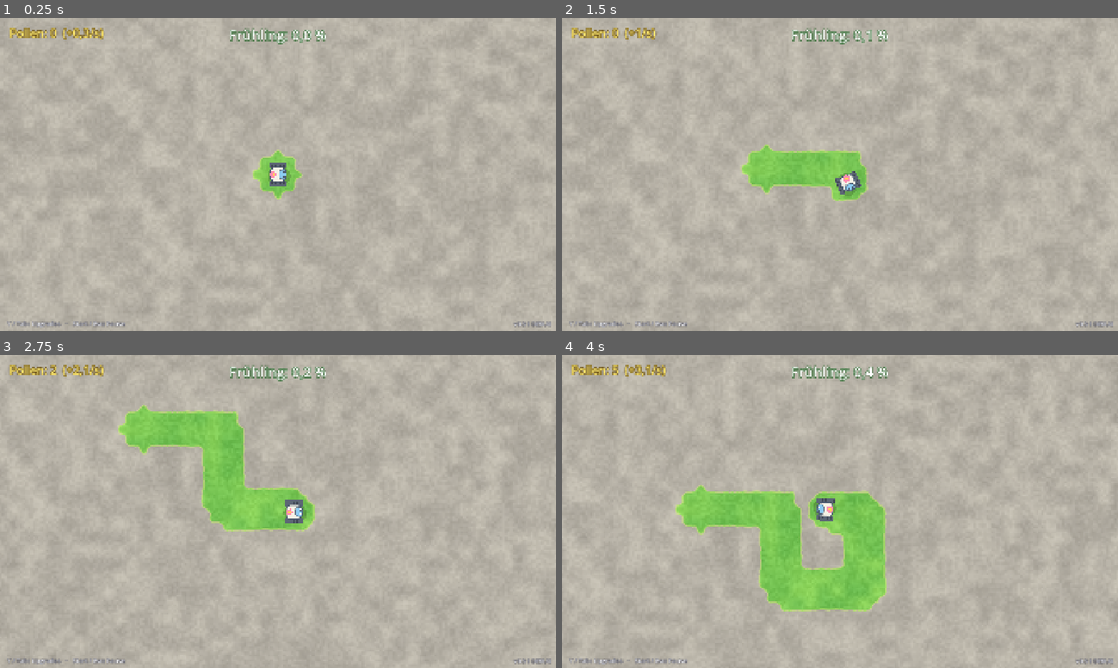
Above: before the commit, frames 1-4 (two rows, left to right).
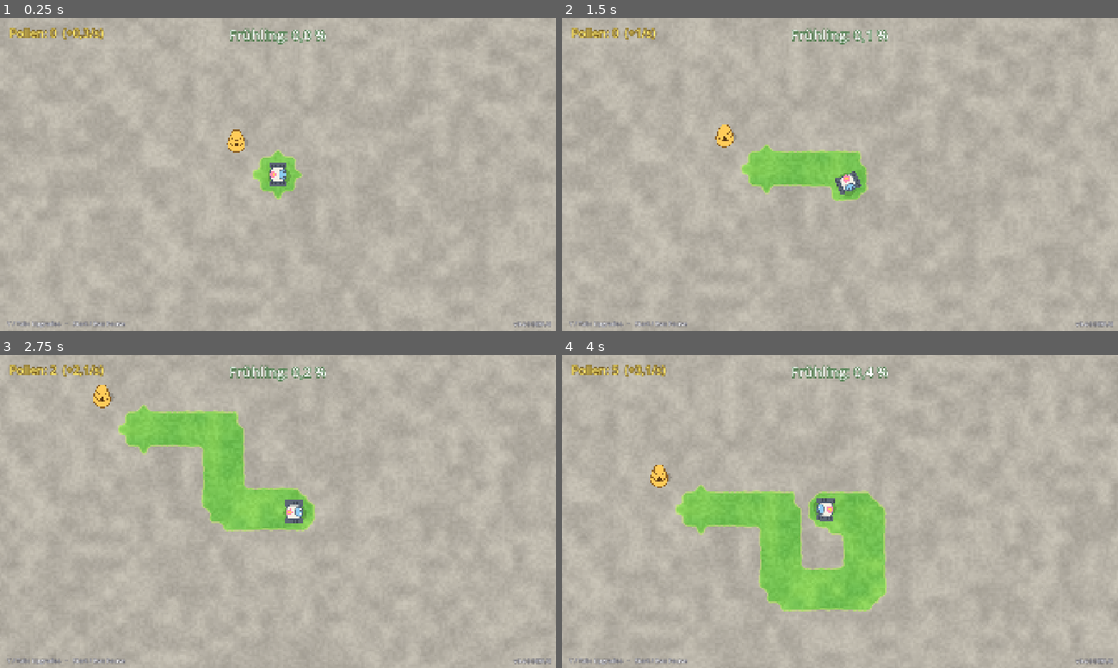
Above: after the commit, the same moments.

Repository: Dean86nz/SpringBot
Game: Godot game, scene res://src/world/main.tscn
Two runs of this game, one before a commit and one after it. Both use one fixed random seed, a clock stepped at 60 frames per second and the inputs below.
Inputs (mouse positions are in pixels of both pictures, inside the frame that each line leads up to):
- Up to frame 1 (0.25 s): no input
- Up to frame 2 (1.5 s): tap Enter (ui_accept) at 0.5, 0.77, 1.07 s; move the mouse to (962, 158) at 0.52 s; hold D (move_right) 0.53-1.28 s; click (962, 158) at 0.67 s; move the mouse to (728, 190) at 1.27 s; hold S (move_down) from 1.28 s (still down)
- Up to frame 3 (2.75 s): tap Enter (ui_accept) at 1.52, 1.82 s; move the mouse to (333, 442) at 2.02 s; release S (move_down) at 2.03 s; hold D (move_right) from 2.03 s (still down)
- Up to frame 4 (4 s): move the mouse to (812, 574) at 2.77 s; release D (move_right) at 2.78 s; hold W (move_up) 2.78-3.53 s; click (812, 574) at 2.92 s; tap Enter (ui_accept) at 3.02, 3.32, 3.77 s; move the mouse to (1006, 558) at 3.52 s; hold A (move_left) from 3.53 s (still down)

The runs differ from the first frame. In frame 1, 0.2% of the frame differs, in the area x 40-95%, y 35-99%; in frame 2, 0.2%; in frame 3, 0.2%, in the area x 16-96%, y 9-99%; in frame 4, 0.2%.

Commit message:
Meilenstein 4: Bienen, Version 0.4.0
Bienenstock, Bienen fliegen zu grauen Stellen, schweben und hinterlassen
runde grüne Flecken; ohne graue Stelle in der Nähe fliegen sie Randzellen
an. Upgrades Bienenvolk und Flügelschlag, kompakteres Upgrade-Menü,
Tests für die Bienen-Logik.

Co-Authored-By: Claude Opus 5.5 <noreply@anthropic.com>

Diff:
--- a/data/balance.json
+++ b/data/balance.json
@@ -10,6 +10,15 @@
 		"green_radius_cells": 3.0,
 		"start_cell": [160, 120]
 	},
+	"bees": {
+		"hive_cell": [154, 115],
+		"speed_px": 260.0,
+		"bloom_radius_cells": 2.3,
+		"hover_sec": 2.0,
+		"hop_min_cells": 6,
+		"hop_max_cells": 18,
+		"target_tries": 8
+	},
 	"camera": {
 		"zoom": 1.0,
 		"smoothing": 6.0
--- a/data/upgrades.json
+++ b/data/upgrades.json
@@ -43,6 +43,26 @@
 			"max_level": 8,
 			"per_level": 1,
 			"base": 1
+		},
+		{
+			"id": "bees",
+			"group": "Bienen",
+			"name": "Bienenvolk",
+			"unit": "Bienen",
+			"base_cost": 120,
+			"cost_growth": 1.8,
+			"max_level": 10,
+			"per_level": 1
+		},
+		{
+			"id": "bee_speed",
+			"group": "Bienen",
+			"name": "Flügelschlag",
+			"unit": "% Flugtempo",
+			"base_cost": 200,
+			"cost_growth": 1.7,
+			"max_level": 8,
+			"per_level": 15
 		}
 	]
 }
--- a/project.godot
+++ b/project.godot
@@ -11,7 +11,7 @@
 [application]
 
 config/name="Frühlings-Roboter"
-config/version="0.3.1"
+config/version="0.4.0"
 run/main_scene="res://src/world/main.tscn"
 run/flush_stdout_on_print=true
 config/features=PackedStringArray("4.7", "Mobile")
--- /dev/null
+++ b/src/sim/bee_swarm.gd
@@ -0,0 +1,87 @@
+class_name BeeSwarm
+extends RefCounted
+## Bienen als Helfer: Jede Biene fliegt zu einer grauen Stelle in der Nähe, schwebt dort kurz
+## und begrünt beim Abflug einen kleinen Kreis. Findet sie in der Nähe nichts Graues, nimmt sie
+## eine zufällige Grenzzelle der ganzen Karte (so schließen Bienen am Ende die letzten Lücken).
+## Ist alles grün, kreisen sie um den Stock. Reine Logik, Positionen in Weltpixeln.
+
+class Bee:
+	var pos := Vector2.ZERO
+	var target := Vector2.ZERO
+	var hover := 0.0      # Restzeit über der Blüte; > 0 = schwebt
+	var flying := false
+
+
+var bees: Array[Bee] = []
+var hive := Vector2.ZERO
+var cell_px := 24.0
+var speed_px := 260.0
+var bloom_radius := 2.3   # Zellen
+var hover_sec := 2.0
+var hop_min := 6.0        # Zellen
+var hop_max := 18.0
+var tries := 8
+
+
+func configure(cfg: Dictionary, p_hive: Vector2, p_cell_px: float) -> void:
+	hive = p_hive
+	cell_px = p_cell_px
+	speed_px = float(cfg.get("speed_px", speed_px))
+	bloom_radius = float(cfg.get("bloom_radius_cells", bloom_radius))
+	hover_sec = float(cfg.get("hover_sec", hover_sec))
+	hop_min = float(cfg.get("hop_min_cells", hop_min))
+	hop_max = float(cfg.get("hop_max_cells", hop_max))
+	tries = int(cfg.get("target_tries", tries))
+
+
+## Passt die Zahl der Bienen an; neue starten am Stock.
+func set_count(n: int) -> void:
+	while bees.size() < n:
+		var b := Bee.new()
+		b.pos = hive
+		b.target = hive
+		bees.append(b)
+	if bees.size() > n:
+		bees.resize(n)
+
+
+func update(delta: float, grid: GroundGrid, rng: RandomNumberGenerator, speed_factor: float = 1.0) -> int:
+	var added := 0
+	var step := speed_px * speed_factor * delta
+	for b in bees:
+		if b.hover > 0.0:
+			b.hover -= delta
+			if b.hover <= 0.0:
+				# Kleiner Versatz unterhalb einer Zelle: Flecken werden rund und verschieden statt rautenförmig
+				var jitter := Vector2(rng.randf_range(-0.5, 0.5), rng.randf_range(-0.5, 0.5))
+				added += grid.paint_circle(b.pos / cell_px + jitter, bloom_radius)
+				b.target = pick_target(b.pos, grid, rng)
+				b.flying = true
+			continue
+		var to := b.target - b.pos
+		if to.length() <= step:
+			b.pos = b.target
+			b.flying = false
+			# Über grauem Boden schweben und blühen lassen; über Grün gleich weiterfliegen
+			if not grid.is_green(Vector2i(b.pos / cell_px)):
+				b.hover = hover_sec
+			else:
+				b.target = pick_target(b.pos, grid, rng)
+				b.flying = true
+		else:
+			b.pos += to / to.length() * step
+	return added
+
+
+## Nächstes Ziel: graue Zelle in hop_min..hop_max Zellen Abstand, sonst eine Grenzzelle,
+## sonst ein Punkt in der Nähe des Stocks.
+func pick_target(from: Vector2, grid: GroundGrid, rng: RandomNumberGenerator) -> Vector2:
+	for t in tries:
+		var p := from + Vector2.from_angle(rng.randf() * TAU) * rng.randf_range(hop_min, hop_max) * cell_px
+		var c := Vector2i(p / cell_px)
+		if grid.in_bounds(c) and not grid.is_green(c):
+			return (Vector2(c) + Vector2(0.5, 0.5)) * cell_px
+	if not grid.frontier.is_empty():
+		var i := grid.frontier[rng.randi_range(0, grid.frontier.size() - 1)]
+		return (Vector2(i % grid.width, i / grid.width) + Vector2(0.5, 0.5)) * cell_px
+	return hive + Vector2.from_angle(rng.randf() * TAU) * rng.randf_range(2.0, 5.0) * cell_px
--- a/src/ui/menu_kit.gd
+++ b/src/ui/menu_kit.gd
@@ -14,7 +14,7 @@
 
 
 ## Panel mit Innenabstand; gibt die VBox zurück, in die der Inhalt kommt.
-static func panel(parent: Control, margin: int = 24) -> VBoxContainer:
+static func panel(parent: Control, margin: int = 24, gap: int = 12) -> VBoxContainer:
 	var p := PanelContainer.new()
 	var style := StyleBoxFlat.new()
 	style.bg_color = Color(0.20, 0.27, 0.24, 0.94)
@@ -28,7 +28,7 @@
 		m.add_theme_constant_override("margin_" + side, margin)
 	p.add_child(m)
 	var box := VBoxContainer.new()
-	box.add_theme_constant_override("separation", 12)
+	box.add_theme_constant_override("separation", gap)
 	m.add_child(box)
 	return box
 
--- a/src/ui/upgrade_menu.gd
+++ b/src/ui/upgrade_menu.gd
@@ -23,13 +23,13 @@
 	anchor.set_anchors_and_offsets_preset(Control.PRESET_RIGHT_WIDE)
 	anchor.grow_horizontal = Control.GROW_DIRECTION_BEGIN
 	anchor.add_theme_constant_override("margin_right", 32)
-	anchor.add_theme_constant_override("margin_top", 90)
-	anchor.add_theme_constant_override("margin_bottom", 60)
+	anchor.add_theme_constant_override("margin_top", 70)
+	anchor.add_theme_constant_override("margin_bottom", 50)
 	add_child(anchor)
 	var holder := VBoxContainer.new()
 	holder.alignment = BoxContainer.ALIGNMENT_CENTER
 	anchor.add_child(holder)
-	_box = MenuKit.panel(holder)
+	_box = MenuKit.panel(holder, 20, 8)
 	MenuKit.title(_box, "Upgrades")
 	_pollen.add_theme_font_size_override("font_size", 28)
 	_pollen.horizontal_alignment = HORIZONTAL_ALIGNMENT_CENTER
@@ -42,12 +42,12 @@
 			group = g
 			var head := Label.new()
 			head.text = g
-			head.add_theme_font_size_override("font_size", 24)
+			head.add_theme_font_size_override("font_size", 22)
 			head.add_theme_color_override("font_color", Color(0.70, 0.92, 0.55))
 			_box.add_child(head)
-		var b := MenuKit.button(_box, "", 640, 108)
+		var b := MenuKit.button(_box, "", 680, 76)
 		b.alignment = HORIZONTAL_ALIGNMENT_LEFT
-		b.add_theme_font_size_override("font_size", 24)
+		b.add_theme_font_size_override("font_size", 22)
 		b.pressed.connect(_buy.bind(id))
 		_buttons[id] = b
 	var hint := Label.new()
@@ -79,21 +79,20 @@
 		var b: Button = _buttons[id]
 		var d: Dictionary = _eco.defs[id]
 		var lvl := _eco.level(id)
-		var line1 := "%s   ·   Stufe %d / %d" % [d["name"], lvl, _eco.max_level(id)]
+		var line1 := "%s   ·   Stufe %d / %d   ·   " % [d["name"], lvl, _eco.max_level(id)]
 		# Ohne Grundwert zeigt "jetzt" den Bonus (+1), mit Grundwert den Gesamtwert (3)
 		var has_base := d.has("base")
 		var now := ("" if has_base else "+") + Fmt.num(_eco.base(id) + _eco.bonus(id))
 		var line2 := "+%s %s je Stufe (jetzt %s)" % [Fmt.num(float(d["per_level"])), d["unit"], now]
-		var line3: String
 		var col := COLOR_OK
 		if _eco.is_maxed(id):
-			line3 = "Maximal"
+			line1 += "Maximal"
 			col = COLOR_MAX
 		else:
-			line3 = "Kosten: %s Pollen" % Fmt.int_str(_eco.cost(id))
+			line1 += "%s Pollen" % Fmt.int_str(_eco.cost(id))
 			if not _eco.can_buy(id):
 				col = COLOR_POOR
-		b.text = "%s\n%s\n%s" % [line1, line2, line3]
+		b.text = "%s\n%s" % [line1, line2]
 		for key in ["font_color", "font_focus_color", "font_hover_color", "font_pressed_color"]:
 			b.add_theme_color_override(key, col)
 
--- /dev/null
+++ b/src/world/bee_view.gd
@@ -0,0 +1,62 @@
+class_name BeeView
+extends Node2D
+## Zeichnet Bienenstock und alle Bienen in einem einzigen _draw (Platzhalter-Grafik).
+## Bienen schweben in der Höhe (Schatten versetzt) und wackeln leicht beim Schweben.
+
+const BEE_SCALE := 1.5
+
+var _swarm: BeeSwarm
+var _time := 0.0
+
+
+func bind(swarm: BeeSwarm) -> void:
+	_swarm = swarm
+	z_index = 5
+
+
+func _process(delta: float) -> void:
+	_time += delta
+	queue_redraw()
+
+
+func _draw() -> void:
+	if _swarm == null:
+		return
+	_draw_hive(_swarm.hive)
+	for i in _swarm.bees.size():
+		var b: BeeSwarm.Bee = _swarm.bees[i]
+		var phase := _time * 7.0 + i * 1.7
+		var bob := Vector2(cos(phase * 0.5), sin(phase)) * (3.0 if b.hover > 0.0 else 1.0)
+		var dir := (b.target - b.pos).angle() if b.flying else sin(phase * 0.3) * 0.6
+		_draw_bee(b.pos + bob, dir, phase)
+
+
+func _draw_hive(p: Vector2) -> void:
+	var outline := Color(0.55, 0.38, 0.15)
+	draw_set_transform(p + Vector2(6, 10), 0.0, Vector2(1.0, 0.6))
+	draw_circle(Vector2.ZERO, 36.0, Color(0, 0, 0, 0.16))
+	draw_set_transform(Vector2.ZERO)
+	# Drei gestapelte Ringe, unten breiter
+	var rings := [[Vector2(0, 14), 30.0], [Vector2(0, -2), 25.0], [Vector2(0, -16), 18.0]]
+	for r in rings:
+		draw_circle(p + r[0], r[1], Color(1.0, 0.80, 0.35))
+		draw_arc(p + r[0], r[1], 0.0, TAU, 32, outline, 3.0)
+	draw_circle(p + Vector2(0, 16), 7.0, Color(0.35, 0.22, 0.08))
+
+
+func _draw_bee(p: Vector2, angle: float, phase: float) -> void:
+	var k := BEE_SCALE
+	draw_set_transform(p + Vector2(5, 12) * k, angle, Vector2(1.0, 0.7) * k)
+	draw_circle(Vector2.ZERO, 7.0, Color(0, 0, 0, 0.15))
+	# Flügel flattern
+	var flap := 0.6 + 0.4 * absf(sin(phase * 4.0))
+	for s in [-1.0, 1.0]:
+		draw_set_transform(p + Vector2(-1, 6 * s).rotated(angle) * k, angle + s * 0.5, Vector2(0.8, flap) * k)
+		draw_circle(Vector2.ZERO, 6.0, Color(1, 1, 1, 0.75))
+	draw_set_transform(p, angle, Vector2(1.3, 1.0) * k)
+	draw_circle(Vector2.ZERO, 7.0, Color(1.0, 0.82, 0.20))
+	draw_set_transform(p, angle, Vector2(k, k))
+	draw_line(Vector2(-3, -6), Vector2(-3, 6), Color(0.2, 0.18, 0.15), 2.5)
+	draw_line(Vector2(2, -6.5), Vector2(2, 6.5), Color(0.2, 0.18, 0.15), 2.5)
+	draw_circle(Vector2(8, 0), 3.5, Color(0.2, 0.18, 0.15))
+	draw_set_transform(Vector2.ZERO)
--- a/src/world/main.gd
+++ b/src/world/main.gd
@@ -1,7 +1,8 @@
 extends Node2D
 ## Hauptszene: Raster, Boden, Roboter, Kamera, HUD, Menüs und (nur Debug) Cheat-Menü.
 ## Jedes Bild begrünt der Roboter die Zellen in seinem Radius; grüne Zellen bringen Pollen.
-## Mit den Wachstums-Upgrades wächst die Grenze des Grüns von allein weiter.
+## Mit den Wachstums-Upgrades wächst die Grenze des Grüns von allein weiter,
+## Bienen tragen das Grün zu neuen Stellen.
 ## Läuft auch während der Pause (Menü-Eingaben), Roboter und Boden pausieren.
 
 var grid: GroundGrid
@@ -16,6 +17,9 @@
 var _spread_carry := 0.0
 var _spread_cap := 3000
 var _rng := RandomNumberGenerator.new()
+var _bees := BeeSwarm.new()
+var _bee_speed := 1.0
+var _bee_view := BeeView.new()
 var _start_px := Vector2.ZERO
 var _ground := GroundView.new()
 var _robot := Robot.new()
@@ -45,6 +49,12 @@
 	_ground.process_mode = Node.PROCESS_MODE_PAUSABLE
 	_ground.bind(grid, cell_px)
 	add_child(_ground)
+	var hive: Variant = Game.dig(Game.balance, "bees/hive_cell")
+	var hive_px := (Vector2(hive[0], hive[1]) + Vector2(0.5, 0.5)) * cell_px if hive is Array else _start_px
+	_bees.configure(Game.dig(Game.balance, "bees") if Game.dig(Game.balance, "bees") is Dictionary else {}, hive_px, cell_px)
+	_bee_view.process_mode = Node.PROCESS_MODE_PAUSABLE
+	_bee_view.bind(_bees)
+	add_child(_bee_view)
 	_robot.process_mode = Node.PROCESS_MODE_PAUSABLE
 	_robot.accel = Game.num("robot/accel", 10.0)
 	_robot.bounds = Rect2(Vector2.ZERO, size_px).grow(-cell_px * 0.5)
@@ -78,6 +88,7 @@
 		return
 	_paint()
 	_spread(delta)
+	_bees.update(delta, grid, _rng, _bee_speed)
 	eco.tick(delta, grid.green_count)
 	_hud.set_pollen(eco.pollen, eco.rate(grid.green_count))
 
@@ -105,6 +116,8 @@
 	_reach = int(eco.base("reach") + eco.bonus("reach"))
 	_green_radius = _base_radius + eco.bonus("radius")
 	_robot.speed_px = _base_speed * (1.0 + eco.bonus("speed") / 100.0)
+	_bees.set_count(int(eco.bonus("bees")))
+	_bee_speed = 1.0 + eco.bonus("bee_speed") / 100.0
 
 
 ## Menüs öffnen und schließen. Das Cheat-Menü verwaltet sich selbst.
@@ -134,6 +147,7 @@
 	grid.clear()
 	eco.reset()
 	_spread_carry = 0.0
+	_bees.set_count(0)
 	_robot.position = _start_px
 	_robot.velocity = Vector2.ZERO
 	_camera.reset_smoothing()
--- /dev/null
+++ b/tests/test_bee_swarm.gd
@@ -0,0 +1,51 @@
+extends TestCase
+## Kernlogik der Bienen: Zielwahl auf Grau, Begrünen nach dem Schweben, Anzahl.
+
+
+func _swarm() -> BeeSwarm:
+	var s := BeeSwarm.new()
+	s.configure({"speed_px": 1000.0, "bloom_radius_cells": 1.5, "hover_sec": 0.5, "hop_min_cells": 3, "hop_max_cells": 6}, Vector2(240, 240), 24.0)
+	return s
+
+
+func test_target_is_grey_cell() -> void:
+	var g := GroundGrid.new(40, 40)
+	g.paint_circle(Vector2(10, 10), 2.0)
+	var rng := RandomNumberGenerator.new()
+	rng.seed = 1
+	var s := _swarm()
+	for i in 20:
+		var t := s.pick_target(Vector2(240, 240), g, rng)
+		assert_false(g.is_green(Vector2i(t / 24.0)), "Ziel %s ist grau" % t)
+
+
+func test_bee_greens_after_hover() -> void:
+	var g := GroundGrid.new(40, 40)
+	var rng := RandomNumberGenerator.new()
+	rng.seed = 2
+	var s := _swarm()
+	s.set_count(1)
+	s.bees[0].target = Vector2(500, 500)
+	var added := 0
+	for i in 120:   # 2 Sekunden bei 60 Bildern
+		added += s.update(1.0 / 60.0, g, rng)
+	assert_true(added > 0, "Biene hat nach dem Schweben begrünt")
+	assert_true(g.is_green(Vector2i(20, 20)), "am Zielort ist es grün")
+
+
+func test_full_map_falls_back_to_hive() -> void:
+	var g := GroundGrid.new(10, 10)
+	g.paint_circle(Vector2(5, 5), 100.0)
+	var rng := RandomNumberGenerator.new()
+	var s := _swarm()
+	var t := s.pick_target(Vector2(100, 100), g, rng)
+	assert_true(t.distance_to(s.hive) <= 5.0 * 24.0 + 0.1, "kreist um den Stock")
+
+
+func test_set_count() -> void:
+	var s := _swarm()
+	s.set_count(3)
+	assert_eq(s.bees.size(), 3)
+	assert_eq(s.bees[2].pos, s.hive, "neue Biene startet am Stock")
+	s.set_count(0)
+	assert_eq(s.bees.size(), 0)
Not shown, added: src/sim/bee_swarm.gd.uid
Not shown, added: src/world/bee_view.gd.uid
Not shown, added: tests/test_bee_swarm.gd.uid
Not shown, changed: CHANGELOG.md
Not shown, changed: TESTLISTE.md
